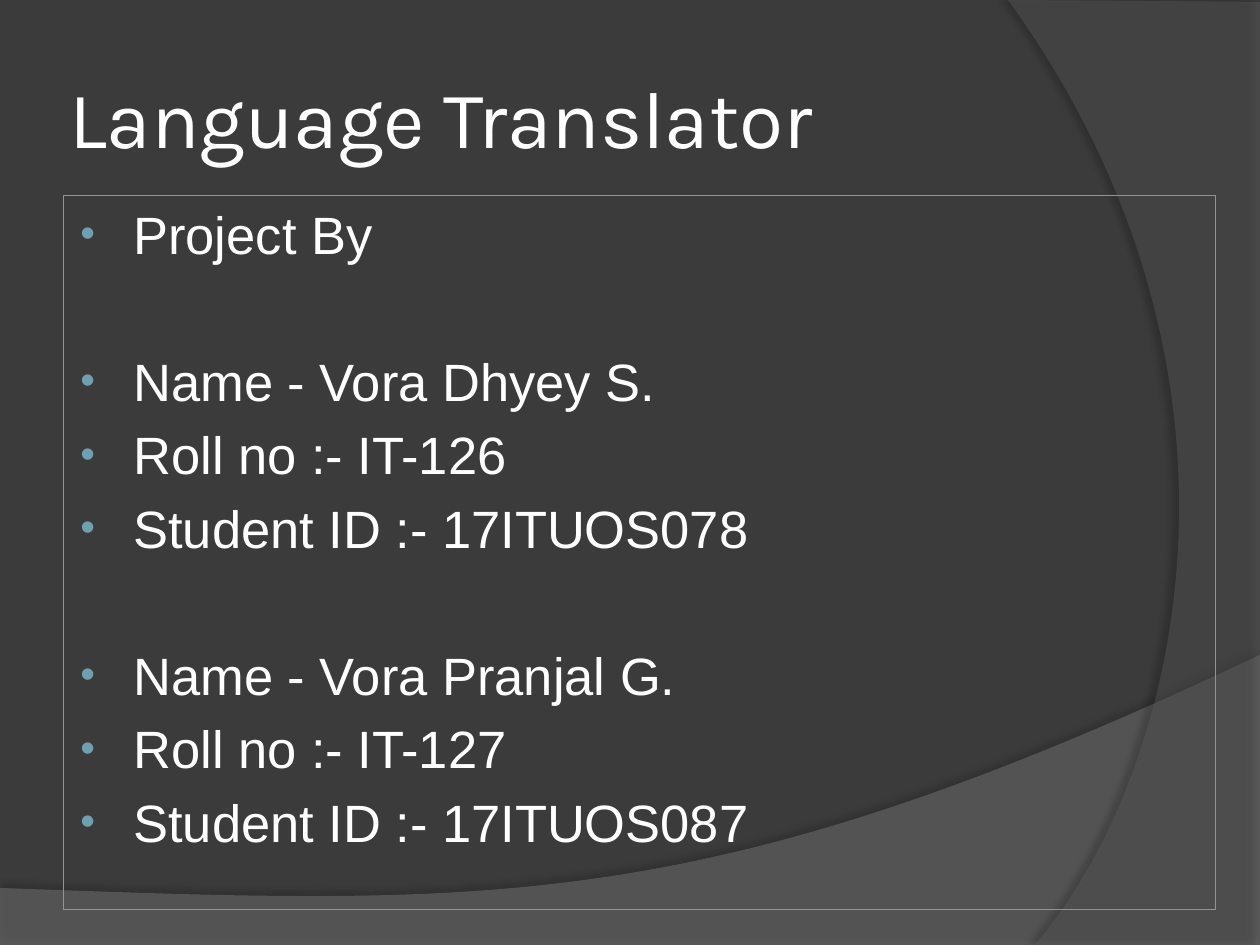
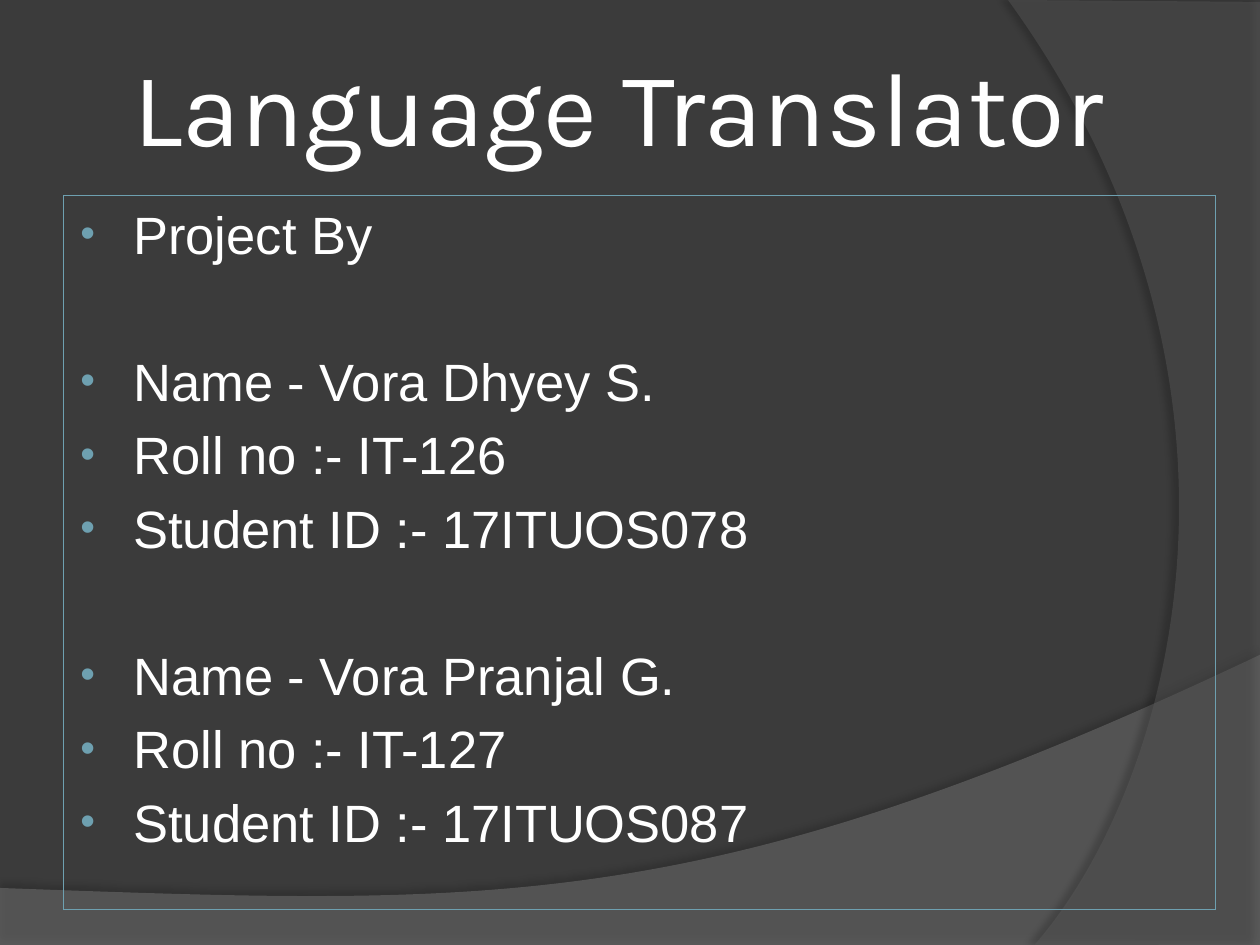
Before and after one commit to DhyeyVora-1706/LT-Project, a slide deck: slide 1 of Language Translator.pptx. Drawn at 1260x945 pixels with LibreOffice and Linux fonts; fonts in the diff are those of the drawing. Boxes give left, top, right and bottom in pixels: in the first picture for what was removed or moved away, otherwise in the second. Text is boxed around its words. In the diff, an @@ line names an element or a change of style, - is before the commit and + after.

```diff
--- a/Language Translator.pptx
+++ b/Language Translator.pptx
@@ title "Language Translator": place and size @@
-title "Language Translator" at box(69, 93, 813, 168)
+title "Language Translator" at box(133, 74, 1103, 171)
@@ title "Language Translator" at box(133, 74, 1103, 171): size 46 to 60 pt; alignment left to centre @@
```
Also in this commit, not shown: 2 other slides changed.
